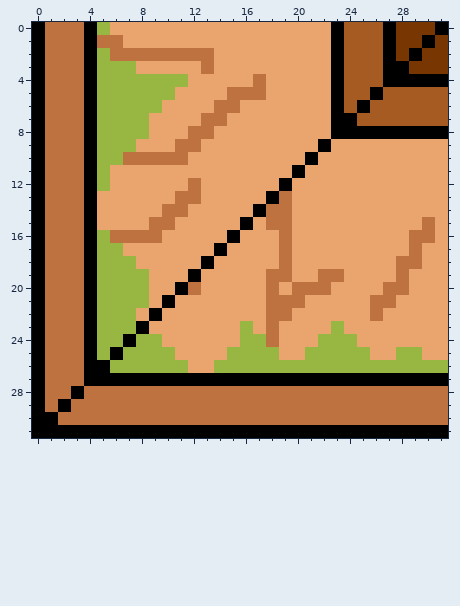
Pixel-art sprite: assets/wall_house0_bottomleft_cornerpiece.png. The first picture shows the starting point.
The file is 32x32 pixels. Colours within 5 levels of each other are drawn and written as one.
After:
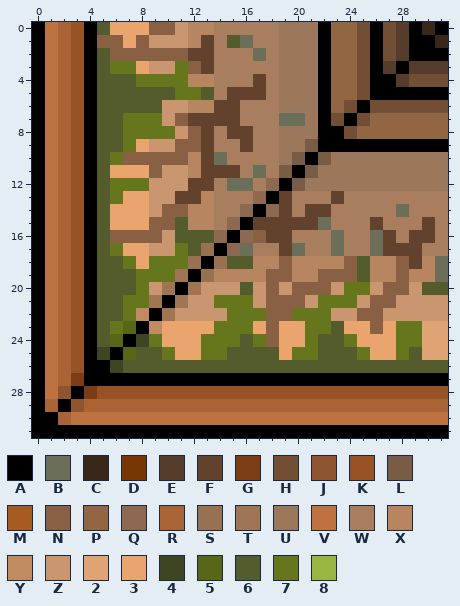
Palette (. is transparent): A #000000  B #6b6f5a  C #392719  D #783603  E #563d2b  F #62422c  G #7b3d16  H #724e34  J #8f552e  K #975326  L #795c45  M #a65b22  N #896044  P #926543  Q #8c6950  R #a96334  S #987052  T #a07554  U #9b775b  V #bd7240  W #a87e5e  X #b78660  Y #c08b61  Z #ca966f  2 #dfa374  3 #eaa46e  4 #3e4522  5 #586619  6 #545c2e  7 #66761c  8 #97b642
The exact change:
Changed rows in their new state; - is an unchanged pixel.
first column x 1:
 0 -RK-6---NNZXXWWWWWUUUAPPHAHEAC-
 1 -RK-NN-NZZZXFW6BWWUUUAPPHAHEA-C
 2 -RK-6NNNNNNFFWWWBWUUUAPPHAHE-AA
 3 -RK-677-ZZ7NFWWWWWUUUAPPHAE-EEE
 4 -RK-6667777XXWWWFWUUUAPPHA-EHHH
 5 -RK-666666776WFFFWUUUAPPH-AAAAA
 6 -RK-66666ZZXXFFWWWUUUAPH-HHHHHH
 7 -RK-66777ZNFFFFWWWBBUAH-HPPPPPP
 8 -RK-667777ZNFWFFWWUUUA-HPPPPPPP
 9 -RK-667-ZZNNFWWFWWUUL-AAAAAAAAA
10 -RK-67NNNNNXFBWWWWUL-LUUUUUUUUU
11 -RK-6---NZZXFFFWBWL-LUUUUUUUUUU
12 -RK-6777ZZZFFWBBWQ-LUUUUUUUUUUU
13 -RK-67--ZZFFXWWWQ-FWWWFWWWWWWWW
14 -RK-6---ZNNXXWWQ-QFWFFWWWWWBWWW
15 -RK-6---NN6XXWQ-FFFFFBWWWFWWWFW
16 -RK-6NNNNZ666Q-QNFFWWWBWWBFWFFW
17 -RK-67--ZZ76S-QBWWFBWWBWWBFFFWW
18 -RK-667-777S-S66XXNXXXXN6XXNFXB
19 -RK-666777T-SXXXXNNXXNNN6XXNXXB
20 -RK-6667ZT-TZZZ6ZNZNNNZ77ZNNZ66
21 -RK-6677T-TZZ777ZNNNZ777ZNNZZZZ
22 -RK-667Y-TZZZZ777NN777ZZNNZZZZZ
23 -RK-675-Y----777-N--776--N-7722
24 -RK-65-47---77767N--7667---7722
25 -RK-4-5667--776666-776667--7622
26 -RK--46666666666666666666666666
27 -RG----------------------------
28 -J-GKKKKKKKKKKKKKKKKKKKKKKKKKKK
29 R-JRRRRRRRRRRRRRRRRRRRRRRRRRRRR
30 -R-----------------------------
